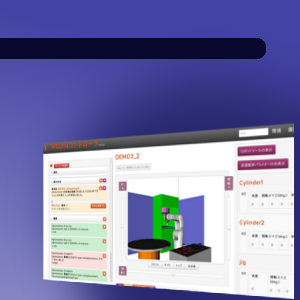
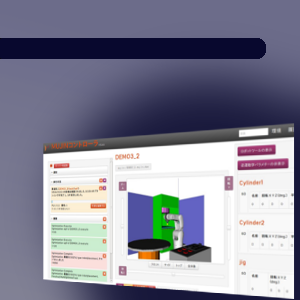
Before/after of a 300 × 300 layered artwork. What changed in the layer stack:
painted on "新しいレイヤー" over 0, 13, 300, 300
painted on "gr" over 0, 0, 300, 300
